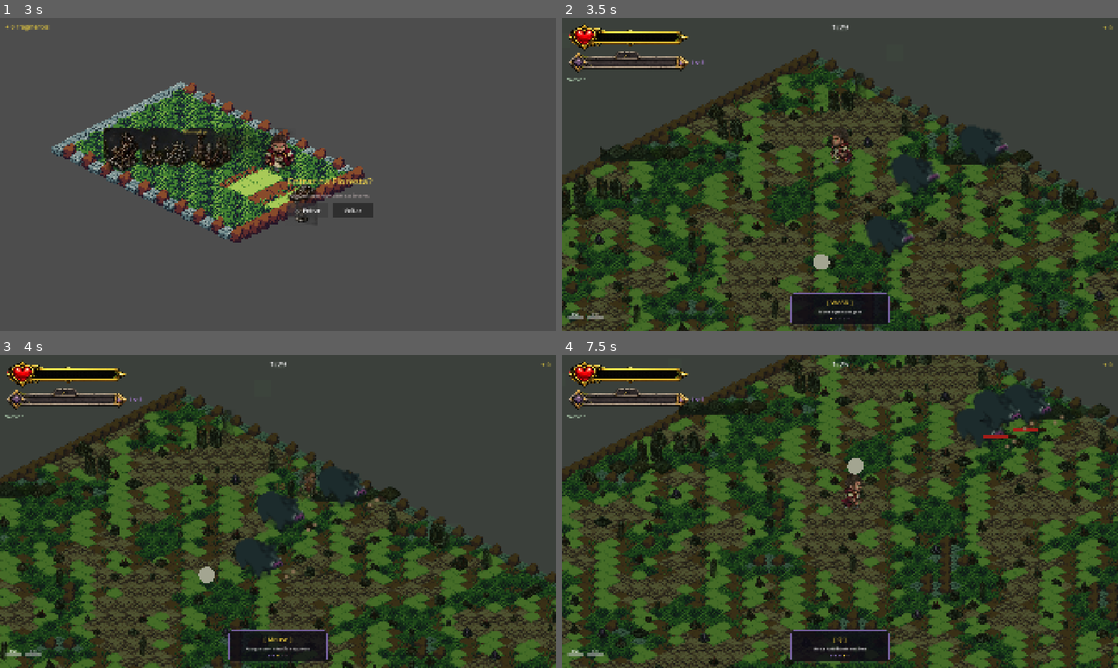
Above: before the commit, frames 1-4 (two rows, left to right).
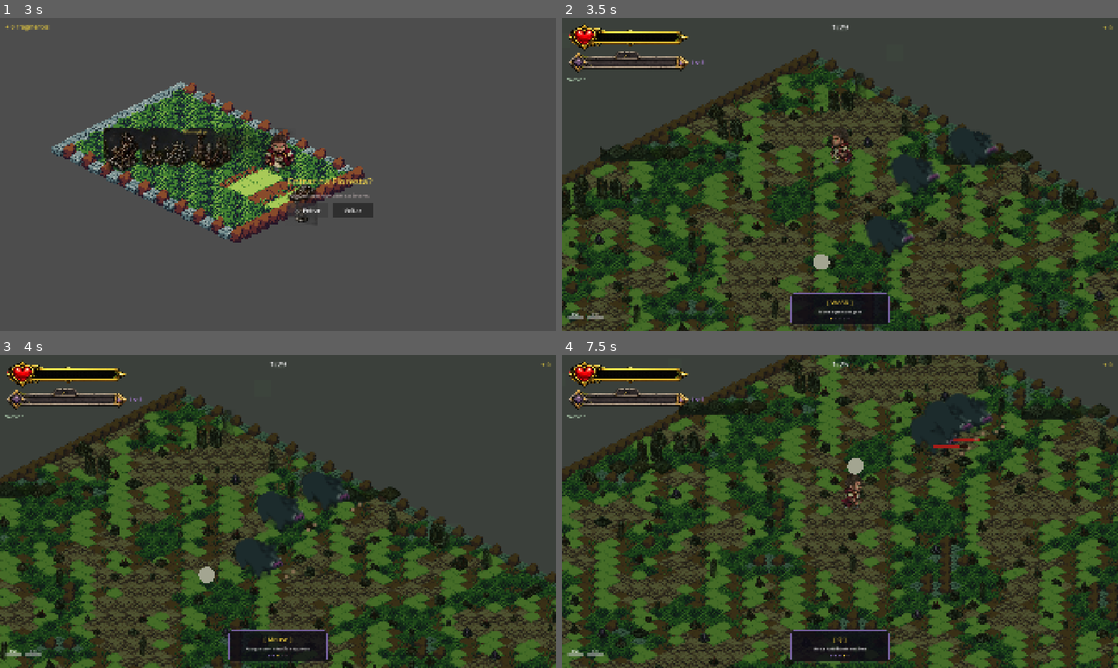
Above: after the commit, the same moments.

Repository: jesleywendell/Game1
Game: Godot game, scene res://scenes/MainMenu.tscn
The game is run twice, just before and just after one commit, with the same random seed, the same clock (stepped at 60 frames per second) and the same inputs.
Inputs (mouse positions are in pixels of both pictures, inside the frame that each line leads up to):
- Up to frame 1 (3 s): click (278, 202) at 0.5 s; tap Enter at 1.25 s; move the mouse to (400, 158) at 1.27 s; hold D (move_right) 1.28-2.03 s; tap Space (dash) at 1.35 s; click (400, 158) at 1.42 s; move the mouse to (166, 190) at 2.02 s; hold S (move_down) 2.03-2.75 s; tap F at 2.1 s; click "⚔ Entrar" at 2.75 s
- Up to frame 2 (3.5 s): no input
- Up to frame 3 (4 s): move the mouse to (333, 442) at 3.52 s; hold D (move_right) from 3.53 s (still down); tap Space (dash) at 3.6 s
- Up to frame 4 (7.5 s): move the mouse to (812, 574) at 4.27 s; release D (move_right) at 4.28 s; hold W (move_up) 4.28-5.03 s; tap F at 4.35, 5.85, 7.35 s; click (812, 574) at 4.42 s; move the mouse to (1006, 558) at 5.02 s; hold A (move_left) 5.03-6.53 s; tap Space (dash) at 5.1, 6.6 s; move the mouse to (673, 464) at 5.77 s; move the mouse to (867, 511) at 6.52 s; hold S (move_down) 6.53-7.28 s; click (867, 511) at 6.67 s; move the mouse to (756, 433) at 7.27 s; hold D (move_right) from 7.28 s (still down)

Frame 1 is identical in both runs. In frame 2, 0.3% of the frame differs, in the area x 69-81%, y 34-48%; in frame 3, 0.5%; in frame 4, 2.3%, in the area x 62-91%, y 9-32%.

Commit message:
fix(inimigos): aumenta range de detecção do Javali e KnightCoxinha

Diff:
--- a/scripts/Boar.gd
+++ b/scripts/Boar.gd
@@ -4,7 +4,7 @@
 var DAMAGE_INTERVAL := 1.0
 var MAX_HEALTH      := 60.0
 const MOVE_SPEED      := 60.0
-const DETECT_RANGE    := 180.0
+const DETECT_RANGE    := 600.0
 const STOP_RANGE      := 20.0
 const FRAME_W         := 41
 const FRAME_H         := 25
--- a/scripts/KnightCoxinha.gd
+++ b/scripts/KnightCoxinha.gd
@@ -8,11 +8,11 @@
 const WALK_FPS   := 8.0
 
 var MOVE_SPEED      := 55.0
-const DETECT_RANGE    := 230.0
+const DETECT_RANGE    := 380.0
 const STOP_RANGE      := 24.0
 
 var SKILL_COOLDOWN  := 6.0
-const SKILL_RANGE     := 210.0
+const SKILL_RANGE     := 340.0
 const SKILL_DAMAGE    := 35.0
 const CHARGE_SPEED    := 230.0
 const CHARGE_DURATION := 0.38
